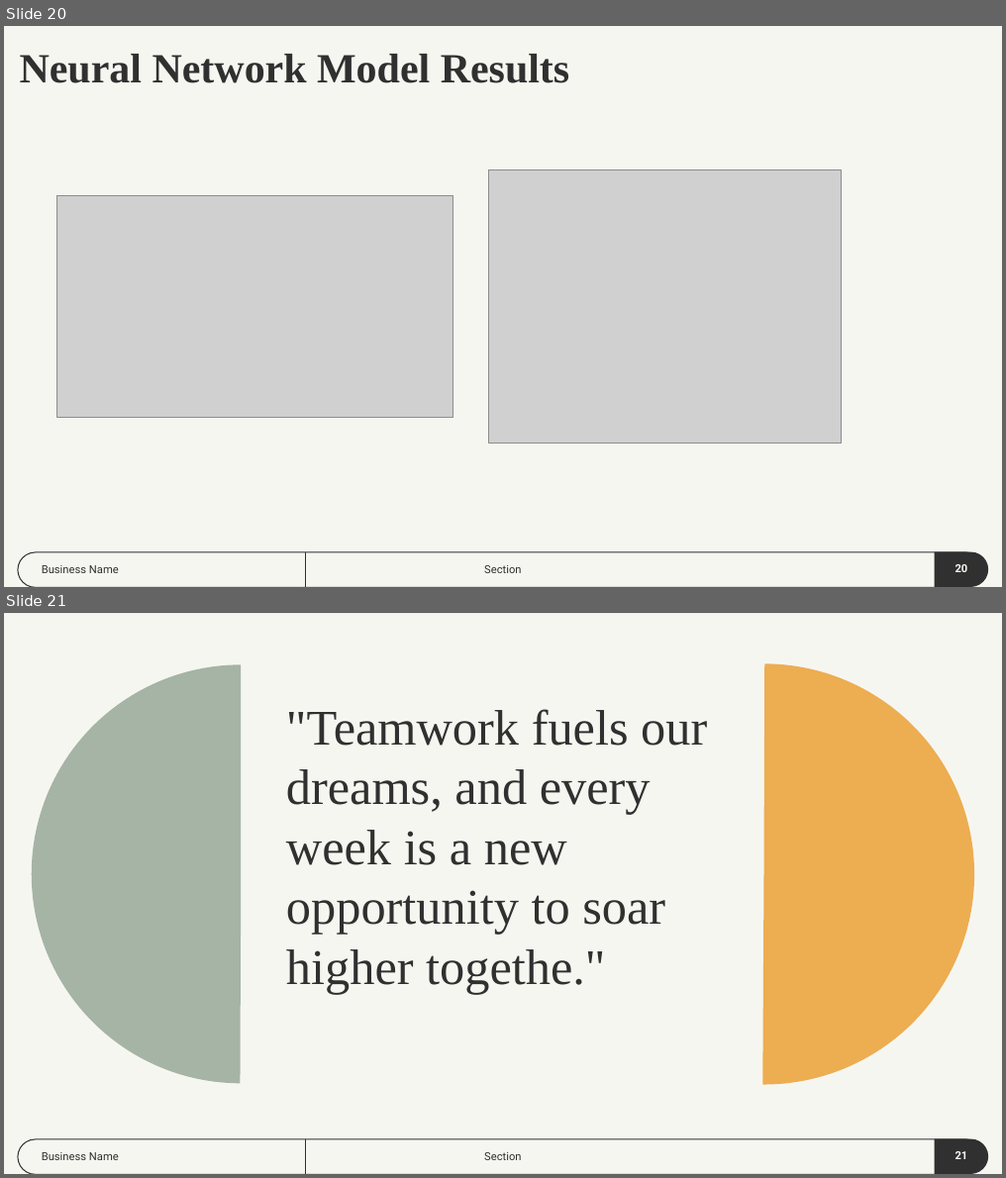
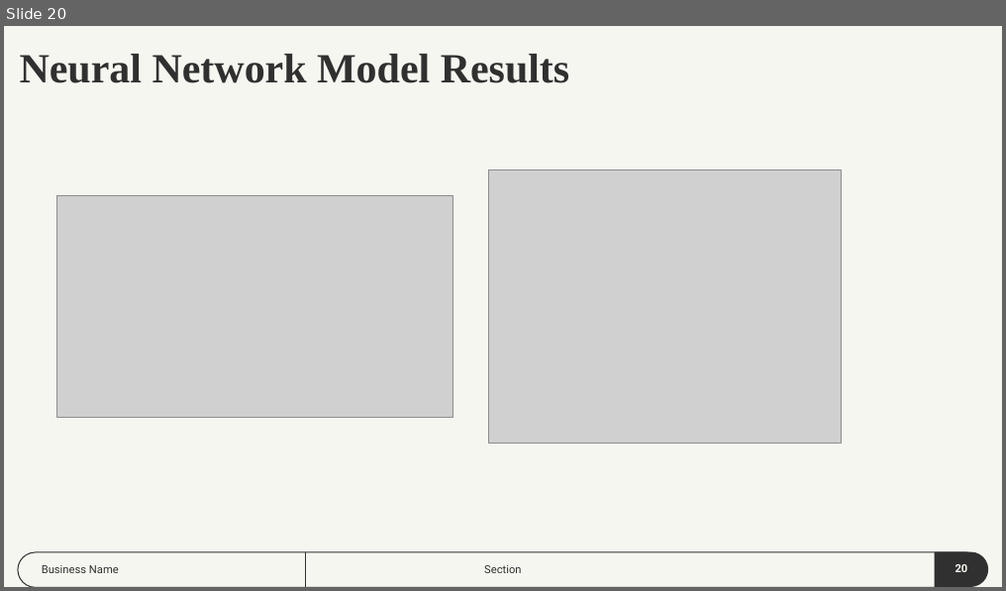
Before and after one commit to dmartinj12/Census_Inequality, a slide deck: Census Inequality Project.pptx. Shown one above the other, each under a label of ours: slides 20 and 21 before the commit, slide 20 after it. The pictures are 1006x1178 and 1006x591 pixels, drawn with LibreOffice and Linux fonts; fonts in the diff are those of the drawing; grey boxes stand for pictures. Boxes give left, top, right and bottom in pixels: in the first picture for what was removed or moved away, otherwise in the second. Text is boxed around its words. In the diff, an @@ line names an element or a change of style, - is before the commit and + after.

```diff
--- a/Census Inequality Project.pptx
+++ b/Census Inequality Project.pptx
@@ slide 21 removed at (x1=4, y1=613, x2=1002, y2=1174), background #F6F6F1; not listed: 3 template elements that a slide beside it also shows @@
@@ pie slice (boxed as its full ellipse) removed at (x1=31, y1=664, x2=450, y2=1084) @@
@@ pie slice (boxed as its full ellipse) removed at (x1=553, y1=663, x2=975, y2=1085) @@
@@ title removed at (x1=286, y1=709, x2=707, y2=994) @@
-"Teamwork fuels our dreams, and every week is a new opportunity to soar higher togethe."
@@ subtitle removed at (x1=42, y1=1153, x2=119, y2=1160) @@
-Business Name
@@ subtitle removed at (x1=484, y1=1153, x2=521, y2=1160) @@
-Section
@@ page number removed at (x1=955, y1=1152, x2=968, y2=1159) @@
-21
```
Also in this commit, not shown: 5 slides added, 3 other slides removed, 1 other file.
